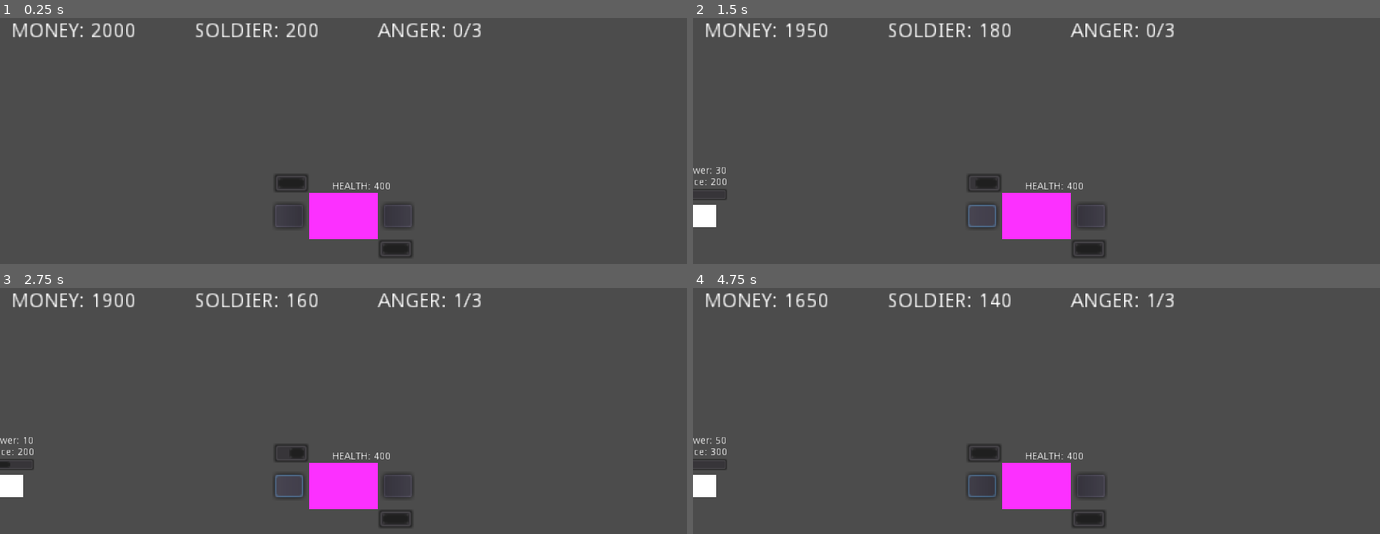
Above: before the commit, frames 1-4 (two rows, left to right).
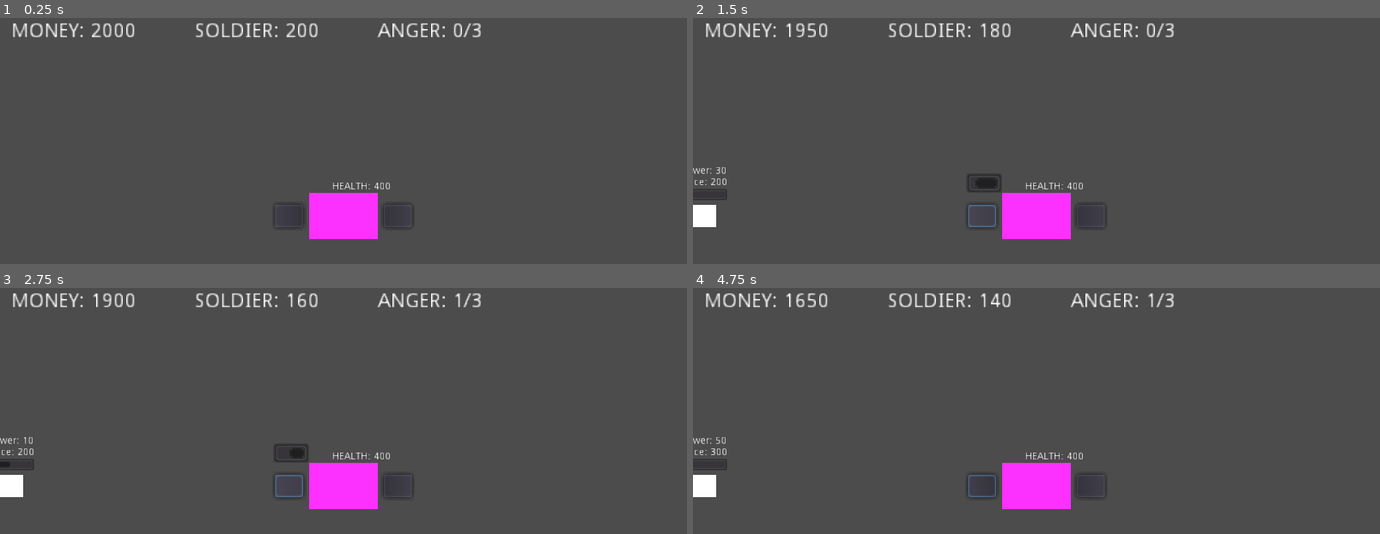
Above: after the commit, the same moments.

Repository: metalboyrick/riot-city-game
Game: Godot game, scene res://levels/level_base/level.tscn
Two runs of this game, one before a commit and one after it. Both use one fixed random seed, a clock stepped at 60 frames per second and the inputs below. This scene is started directly instead of the project's main scene.
Inputs (mouse positions are in pixels of both pictures, inside the frame that each line leads up to):
- Up to frame 1 (0.25 s): no input
- Up to frame 2 (1.5 s): click (981, 214) at 0.52 s; click (981, 214) at 1.27 s
- Up to frame 3 (2.75 s): click (288, 484) at 2.02 s
- Up to frame 4 (4.75 s): move the mouse to (706, 484) at 2.77 s; click (706, 484) at 2.92 s; tap Enter at 3.5 s; move the mouse to (899, 492) at 3.52 s; click (899, 492) at 3.67 s; move the mouse to (1105, 388) at 4.27 s; click (1105, 388) at 4.42 s

The runs differ from the first frame. In frame 1, 0.5% of the frame differs, in the area x 40-60%, y 63-98%; in frame 2, 0.2%; in frame 3, 0.2%; in frame 4, 0.5%.

Commit message:
fixed cooldown when not enough soldiers

Diff:
--- a/actors/soldier_spawn/soldier_spawn.gd
+++ b/actors/soldier_spawn/soldier_spawn.gd
@@ -7,15 +7,22 @@
 
 signal s_deploy_clicked(soldier_spawn_instance_id)
 
+func _ready():
+	n_cooldown_bar.visible = false
+
 func _process(delta):
 	n_cooldown_bar.value = 100 - ( n_cooldown_timer.time_left / n_cooldown_timer.wait_time) * 100
 
 func _on_DeployButton_pressed():
 	if !is_cooldown:
 		emit_signal("s_deploy_clicked", get_instance_id())
-		n_cooldown_timer.start()
-		is_cooldown = true
-
 
 func _on_CooldownTimer_timeout():
 	is_cooldown = false
+	n_cooldown_bar.visible = false
+
+func _on_deploy_ok(spawner_id: int):
+	if spawner_id == get_instance_id():
+		n_cooldown_bar.visible = true
+		n_cooldown_timer.start()
+		is_cooldown = true
--- a/levels/level_base/level.gd
+++ b/levels/level_base/level.gd
@@ -33,6 +33,7 @@
 onready var n_health_label := get_node("HealthLabel")
 
 signal s_mob_money_ok(mob_id)
+signal s_can_deploy_soldier(spawner_id)
 
 # Called when the node enters the scene tree for the first time.
 func _ready():
@@ -56,6 +57,7 @@
 	for soldier_spawn in soldier_spawns:
 		# TODO: link all signals
 		soldier_spawn.connect("s_deploy_clicked", self, "_on_deploy_clicked")
+		self.connect("s_can_deploy_soldier", soldier_spawn, "_on_deploy_ok")
 		pass
 
 	assert(ALLOWED_SIMULTANEOUS <= mob_spawns.size())
@@ -146,6 +148,7 @@
 
 func _on_deploy_clicked(soldier_spawn_id : int):
 	if money >= SOLDIER_COST and total_soldier_power >= DEFAULT_SOLDIER_POWER:
+		emit_signal("s_can_deploy_soldier", soldier_spawn_id)
 		var soldier_spawner_instance = instance_from_id(soldier_spawn_id)
 		var soldier = sc_soldier.instance().init(soldier_spawner_instance.get_global_transform().get_rotation() + PI / 2, soldier_spawner_instance.global_position, DEFAULT_SOLDIER_POWER)
 
